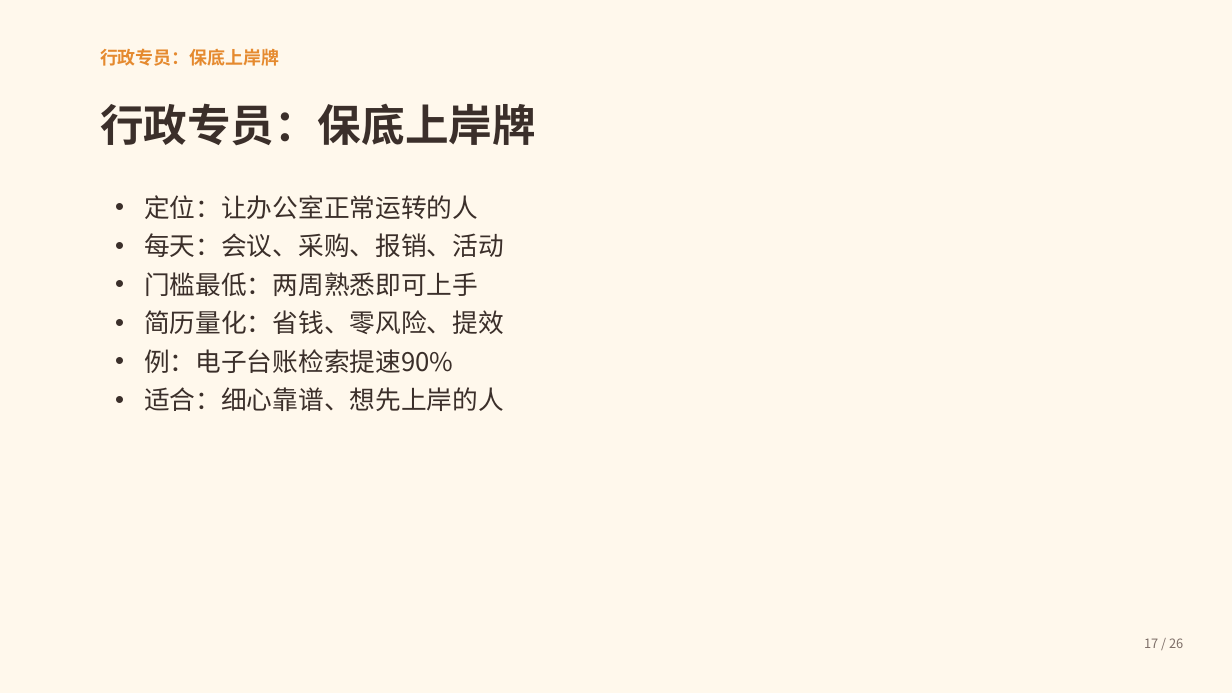
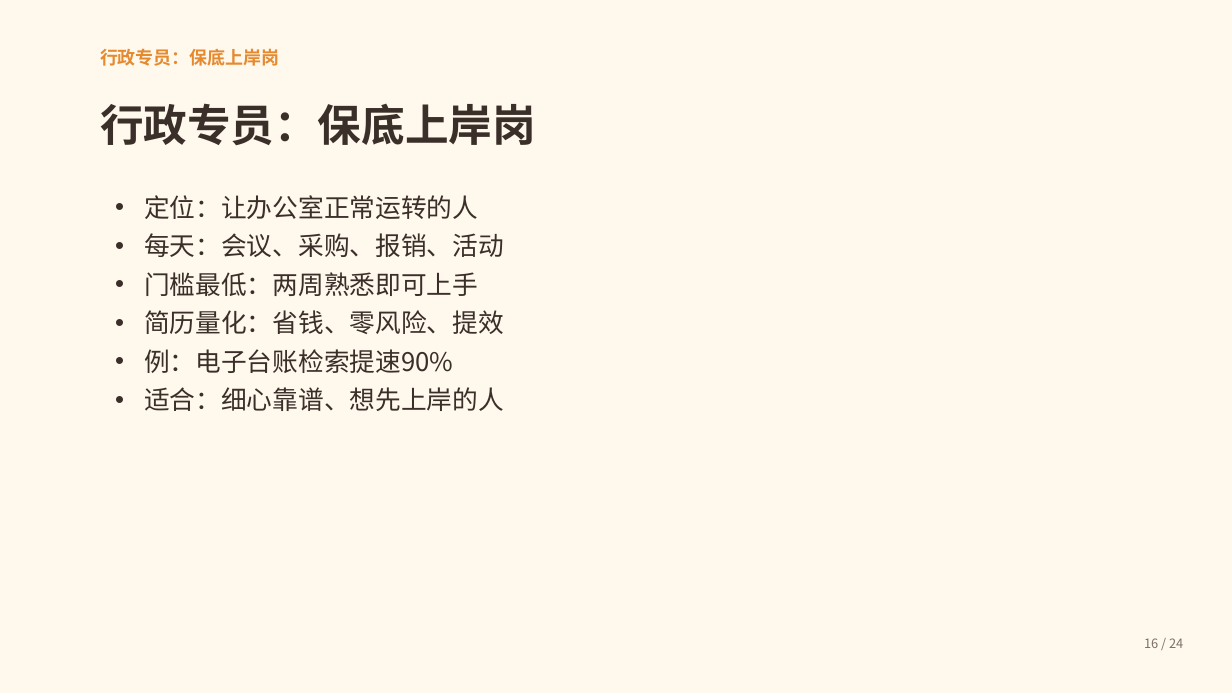
Before and after one commit to Honglixi99/Honglixi99.github.io, a slide deck: slide 16 of static/lulu/ppt/career-guide.pptx (slide 17 before the commit). Drawn at 1232x693 pixels with LibreOffice and Linux fonts; fonts in the diff are those of the drawing. Boxes give left, top, right and bottom in pixels: in the first picture for what was removed or moved away, otherwise in the second. Text is boxed around its words. In the diff, an @@ line names an element or a change of style, - is before the commit and + after.

```diff
--- a/static/lulu/ppt/career-guide.pptx
+++ b/static/lulu/ppt/career-guide.pptx
@@ text at [100,48,280,66]: text changed @@
-行政专员：保底上岸牌
+行政专员：保底上岸岗
@@ text at [100,103,536,146]: text changed @@
-行政专员：保底上岸牌
+行政专员：保底上岸岗
@@ text at [1144,638,1183,648]: text changed @@
-17 / 26
+16 / 24
```
Also in this commit, not shown: 23 other slides changed, 2 slides removed, 4 other files.
